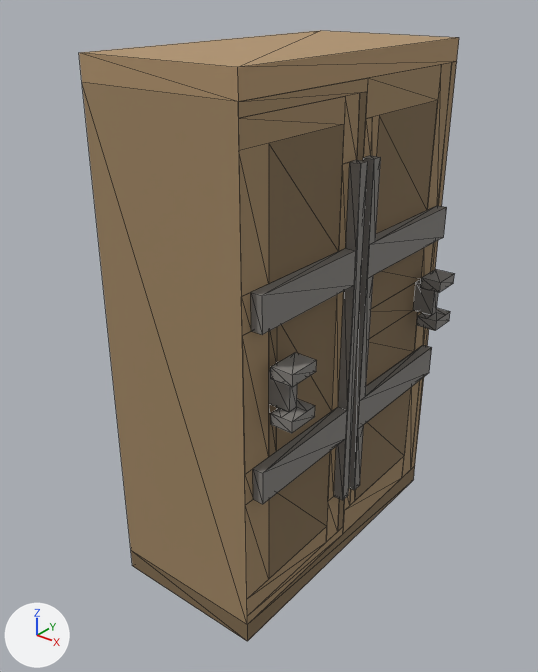
Renders of the glTF model assets/interiores/armario_roble_01.glb from each side of a commit.
Rendered twice from a camera (50 mm lens) standing at (2.58, -3.4, 3.54) and looking at (-0.02, -0.15, 1.52). The lights are fixed; the arrows at lower left show +X, +Y and +Z. The first picture is the older version. Mesh edges are drawn as thin lines. Vertices at exactly the same position are counted once.

The first picture shows 'armario_roble'.
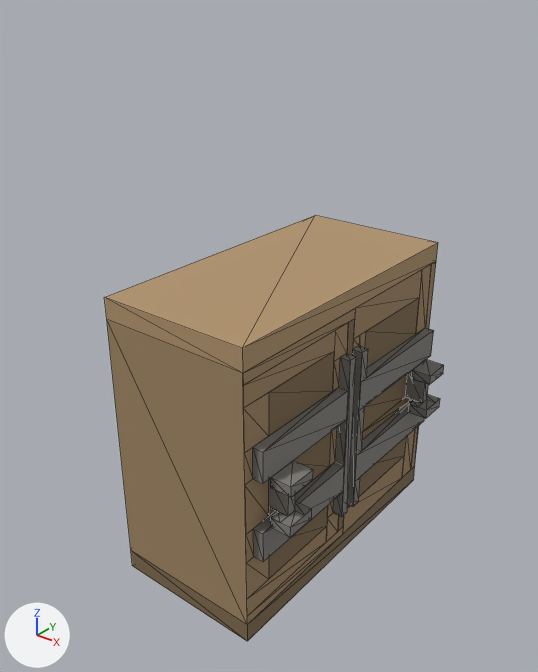
Changed parts and their boxes (x1, y1, x2, y2) in the pictures (538 x 672 px; the box of a moved part takes in the faces that stretch with it):
'armario_roble', reshaped (10% narrower, 30% shorter): before (79, 30, 459, 642); after (104, 215, 444, 642)
part 1 of me_armario_roble, moved or reshaped: before (79, 30, 459, 623); after (104, 215, 438, 623)
part 2 of me_armario_roble, moved or reshaped: before (339, 93, 381, 251); after (333, 323, 368, 391)
part 3 of me_armario_roble, moved or reshaped: before (241, 205, 447, 369); after (244, 328, 434, 485)
part 4 of me_armario_roble, moved or reshaped: before (269, 269, 454, 434); after (269, 359, 444, 538)
part 5 of me_armario_roble, moved or reshaped: before (242, 243, 433, 599); after (245, 397, 424, 599)
part 6 of me_armario_roble, moved or reshaped: before (326, 158, 374, 542); after (326, 350, 362, 542)

What the commit changed:
me_armario_roble is used by ob_armario_roble; location (0.0, 0.0, 0.0).
me_armario_roble had 186 vertices, 246 faces and spanned x -0.5..0.7, y -1.0..1.0, z 0.0..3.2.
me_armario_roble now has 186 vertices, 246 faces and spans x -0.5..0.7, y -1.0..1.0, z 0.0..1.93.
me_armario_roble part 1: all 22 vertices in x -0.5..0.5, y -1.0..1.0, z 2.87..3.2 are moved by (0.0, 0.0, -1.27).
me_armario_roble part 2: all 9 vertices in x 0.5..0.57, y -0.2..0.07, z 2.67 are moved by (0.0, 0.0, -1.13).
me_armario_roble part 3: all 29 vertices in x 0.5..0.57, y -1.0..0.93, z 2.0..2.2 are moved by (0.0, 0.0, -0.87).
me_armario_roble part 4: all 66 vertices in x 0.5..0.7, y -0.87..0.87, z 1.47..1.8 are moved by (0.0, 0.0, -0.67).
me_armario_roble part 5: all 29 vertices in x 0.5..0.57, y -1.0..0.93, z 1.0..1.2 are moved by (0.0, 0.0, -0.4).
me_armario_roble part 6: all 9 vertices in x 0.5..0.57, y -0.2..0.07, z 0.53 are moved by (0.0, 0.0, -0.13).
